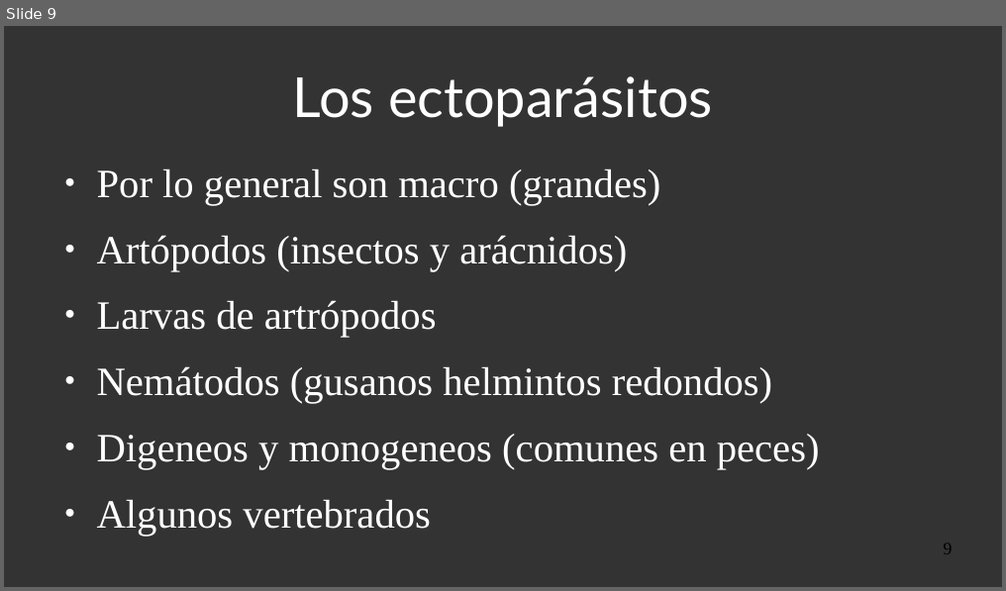
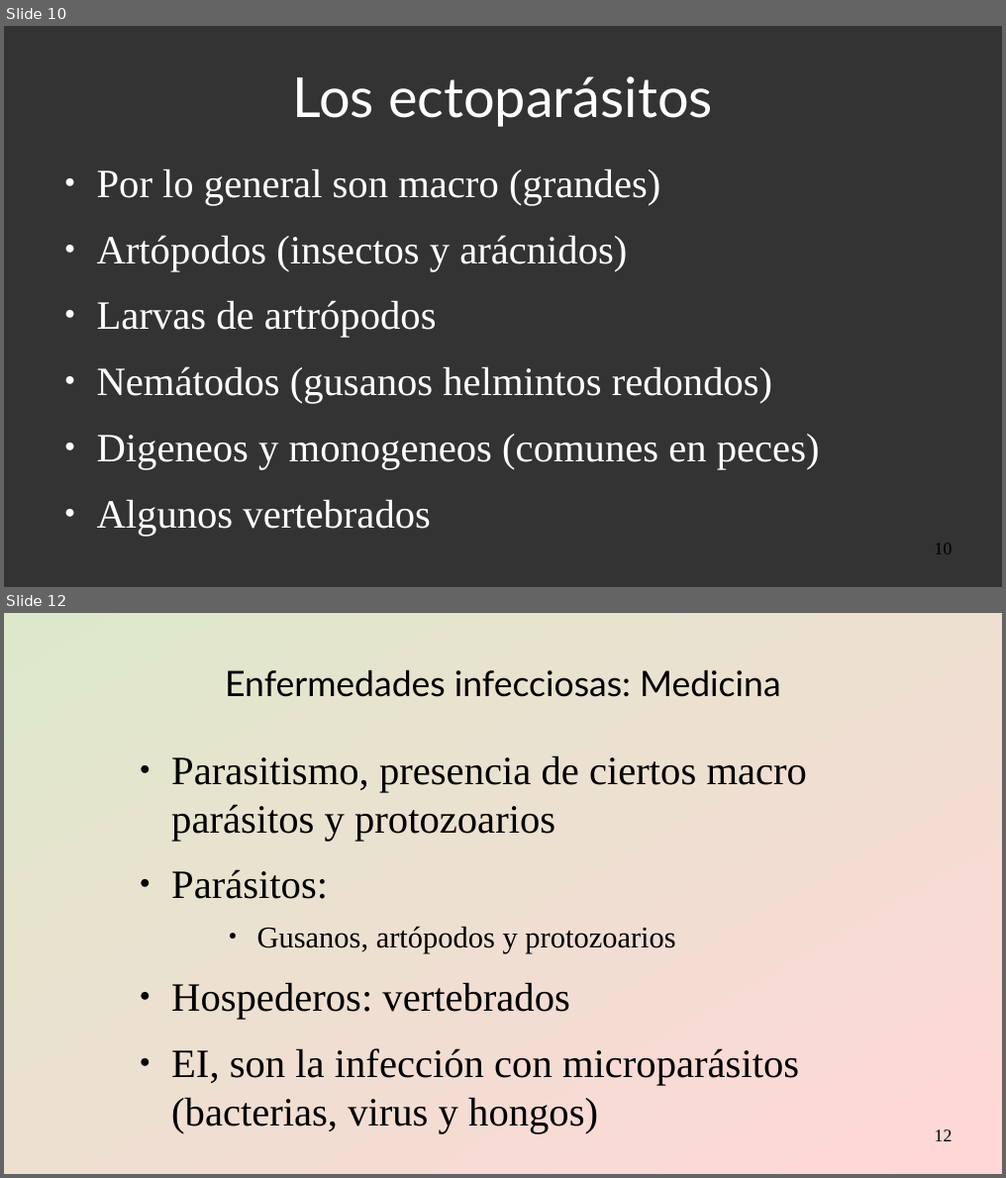
Before and after one commit to gerardommc/Medicina-Cons, a slide deck: Infecciosas.odp. Shown one above the other, each under a label of ours: slide 9 before the commit, slides 10 and 12 after it; the slides between them are not shown. The pictures are 1006x591 and 1006x1178 pixels, drawn with LibreOffice and Linux fonts; fonts in the diff are those of the drawing. Boxes give left, top, right and bottom in pixels: in the first picture for what was removed or moved away, otherwise in the second. Text is boxed around its words. In the diff, an @@ line names an element or a change of style, - is before the commit and + after.

Commit message:
infecc 3

```diff
--- a/Infecciosas.odp
+++ b/Infecciosas.odp
@@ slide 12 added at (4, 613, 1002, 1174), background gradient #DDE8CB to #FFD7D7 @@
@@ title added at (225, 669, 781, 697), 28 pt, text #000000 @@
+Enfermedades infecciosas: Medicina
@@ text added at (171, 756, 808, 1134), 32 pt, text #000000 @@
+● Parasitismo, presencia de ciertos macro parásitos y protozoarios
+● Parásitos:
+    ● Gusanos, artópodos y protozoarios
+● Hospederos: vertebrados
+● EI, son la infección con microparásitos (bacterias, virus y hongos)
@@ page number added at (935, 1130, 952, 1142), 14 pt, text #000000 @@
+12
@@ what was slide 9 is now slide 10 @@
@@ page number at (935, 544, 952, 555): text changed @@
-9
+10
```
Also in this commit, not shown: 2 slides changed, 2 other slides added, 1 other file.
